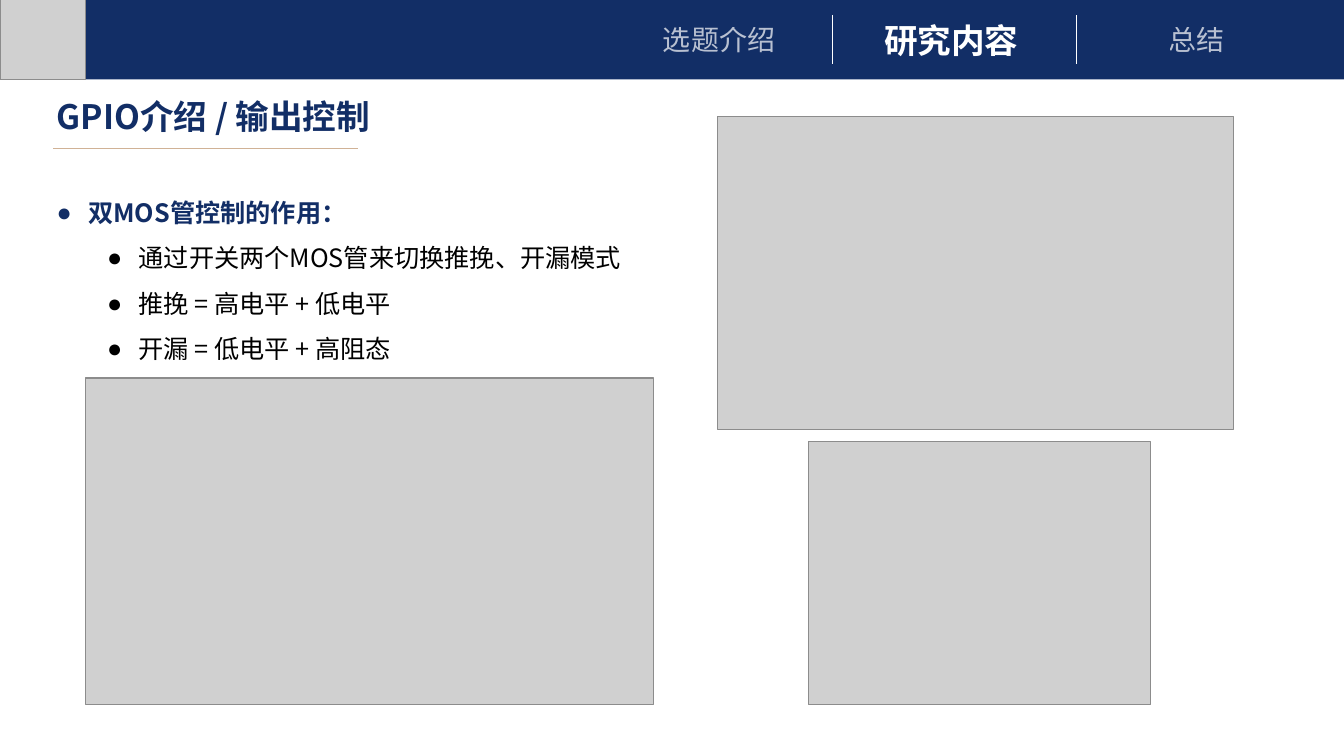
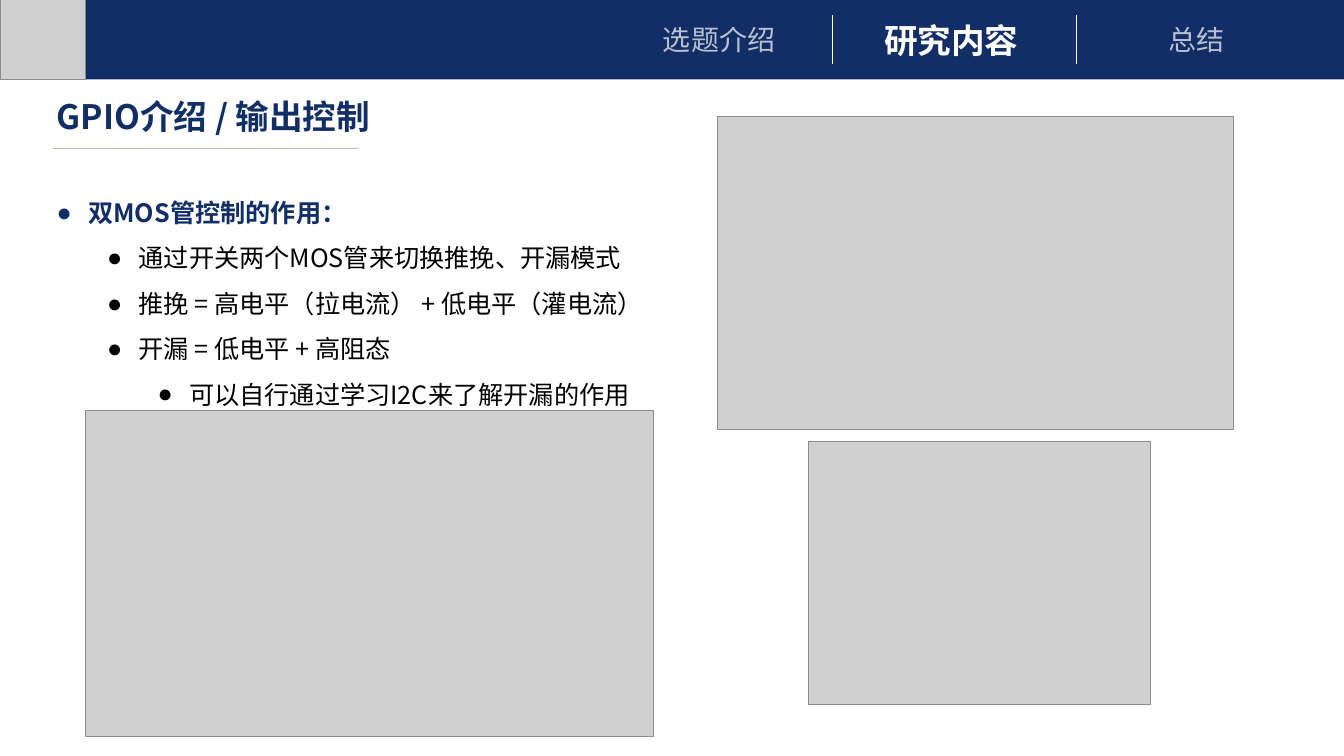
Before and after one commit to FINALxxx/UBL, a slide deck: slide 17 of UBL.pptx (slide 16 before the commit). Drawn at 1344x756 pixels with LibreOffice and Linux fonts; fonts in the diff are those of the drawing; grey boxes stand for pictures. Boxes give left, top, right and bottom in pixels: in the first picture for what was removed or moved away, otherwise in the second. Text is boxed around its words. In the diff, an @@ line names an element or a change of style, - is before the commit and + after.

```diff
--- a/UBL.pptx
+++ b/UBL.pptx
@@ text at bbox=[139, 291, 643, 316]: text changed @@
-  ● 推挽 = 高电平 + 低电平
+  ● 推挽 = 高电平（拉电流） + 低电平（灌电流）
@@ text at bbox=[189, 382, 630, 406]: paragraph added @@
+    ● 可以自行通过学习I2C来了解开漏的作用
@@ picture: place and size @@
-picture at bbox=[86, 378, 653, 705]
+picture at bbox=[86, 410, 653, 737]
```
Also in this commit, not shown: 13 other slides changed, 1 slide added.
